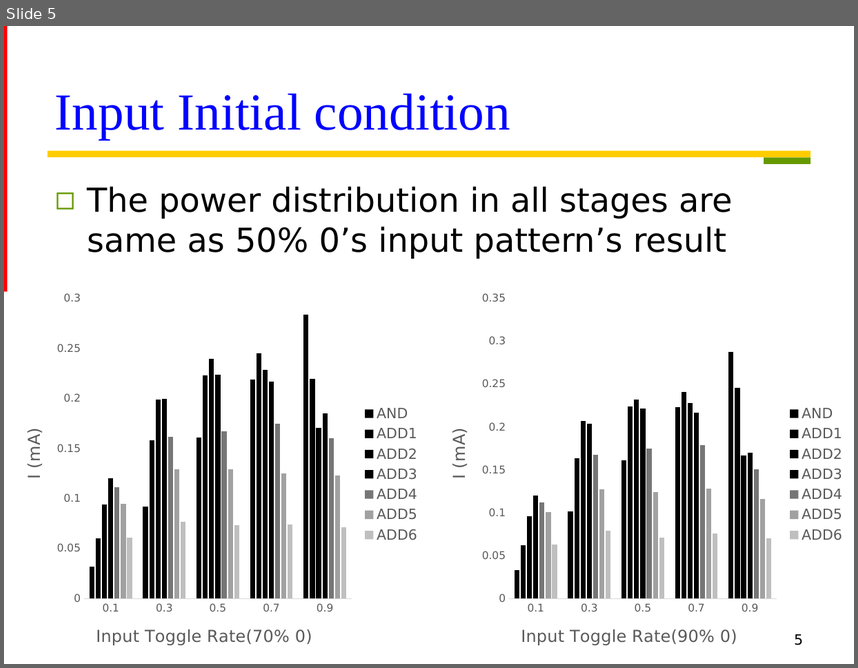
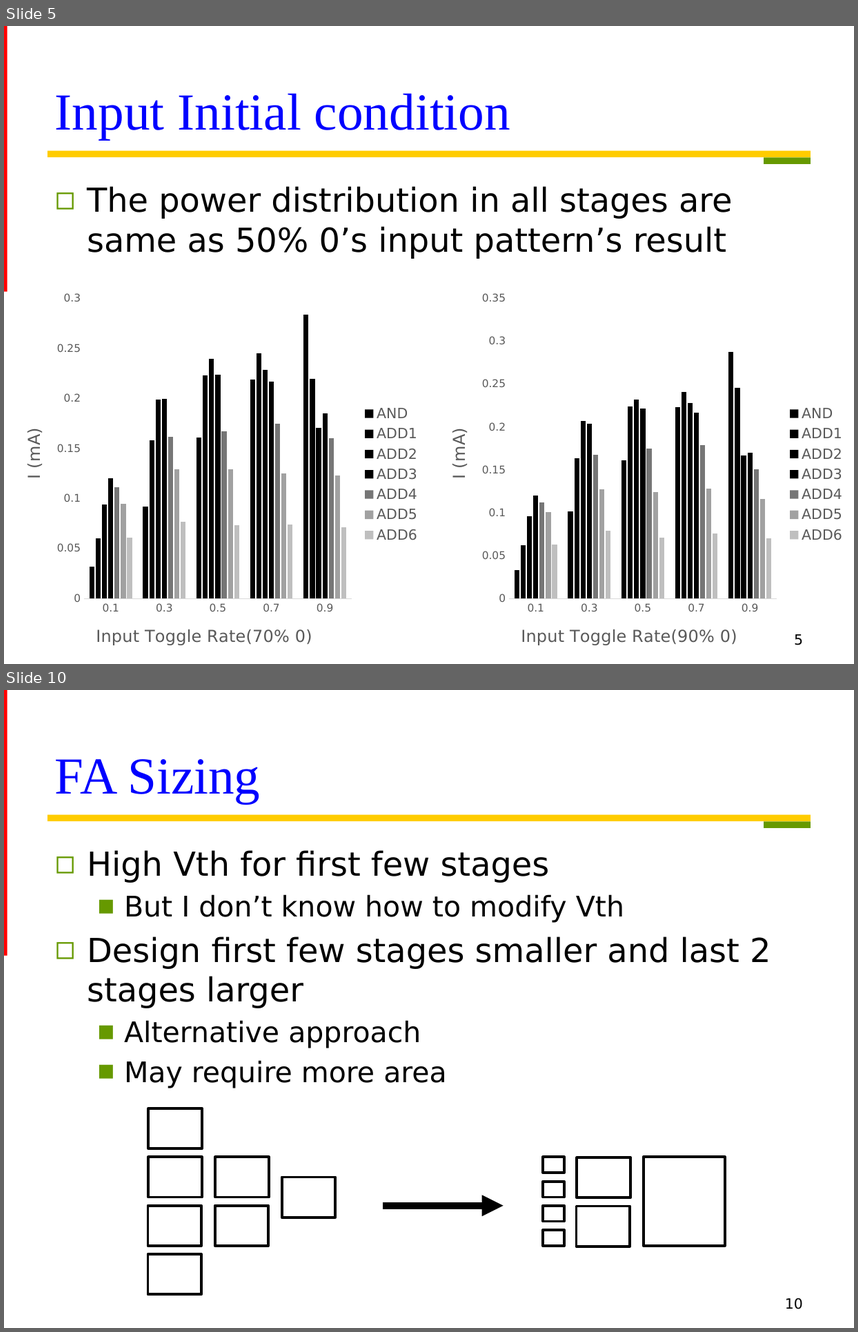
Before and after one commit to Oniontow/TTLiu_Project, a slide deck: tree/new_wood.pptx. Shown one above the other, each under a label of ours: slide 5 before the commit, slides 5 and 10 after it; the slides between them are not shown. The pictures are 858x668 and 858x1332 pixels, drawn with LibreOffice and Linux fonts; fonts in the diff are those of the drawing. Boxes give left, top, right and bottom in pixels: in the first picture for what was removed or moved away, otherwise in the second. Text is boxed around its words. In the diff, an @@ line names an element or a change of style, - is before the commit and + after.

```diff
--- a/tree/new_wood.pptx
+++ b/tree/new_wood.pptx
@@ slide 10 added at (4, 690, 854, 1328), background #FFFFFF; not listed: 3 template elements that a slide beside it also shows @@
@@ title added at (55, 759, 260, 803), 44 pt, text #0000FF @@
+FA Sizing
@@ text added at (87, 850, 771, 1088), 28 pt, text #000000 @@
+◻ High Vth for first few stages
+  ■ But I don’t know how to modify Vth
+◻ Design first few stages smaller and last 2 stages larger
+  ■ Alternative approach
+  ■ May require more area
@@ rectangle added at (148, 1108, 202, 1148), outline #000000 2.25 pt @@
@@ rectangle added at (148, 1156, 202, 1196), outline #000000 2.25 pt @@
@@ rectangle added at (216, 1156, 269, 1196), outline #000000 2.25 pt @@
@@ rectangle added at (543, 1156, 564, 1172), outline #000000 2.25 pt @@
@@ rectangle added at (577, 1158, 631, 1198), outline #000000 2.25 pt @@
@@ rectangle added at (643, 1156, 725, 1245), outline #000000 2.25 pt @@
@@ rectangle added at (282, 1177, 335, 1217), outline #000000 2.25 pt @@
@@ rectangle added at (543, 1181, 564, 1196), outline #000000 2.25 pt @@
@@ rectangle added at (148, 1205, 201, 1245), outline #000000 2.25 pt @@
@@ rectangle added at (215, 1205, 268, 1245), outline #000000 2.25 pt @@
@@ arrow added from (383, 1205) to (503, 1205), #000000 6 pt @@
@@ rectangle added at (543, 1205, 564, 1221), outline #000000 2.25 pt @@
@@ rectangle added at (576, 1206, 630, 1246), outline #000000 2.25 pt @@
@@ rectangle added at (543, 1230, 564, 1245), outline #000000 2.25 pt @@
@@ rectangle added at (148, 1254, 201, 1294), outline #000000 2.25 pt @@
@@ page number added at (785, 1297, 803, 1309), 12 pt, text #000000 @@
+10
```
Also in this commit, not shown: 3 slides changed, 9 other slides added, 3 other files.
